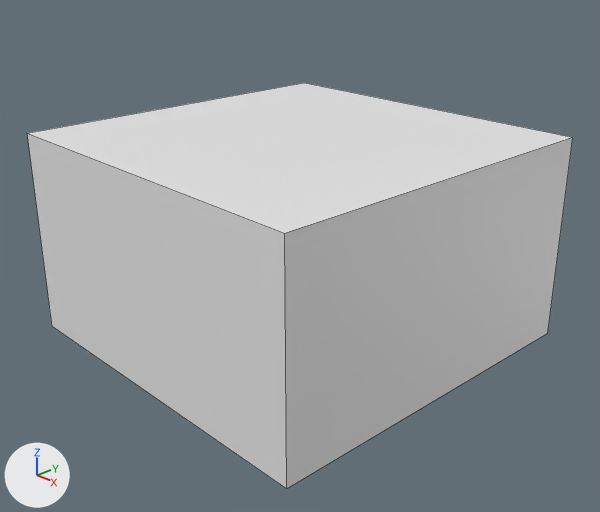
An edit to the Blender file KeyboardParts/BootButtonModule.blend, drawn before and after from the same camera.
Both versions are drawn from a 50 mm lens placed at (9.26, -8.66, 4.95), pointed at (0.31, -0.24, -0.17). Every picture has the same lights, and +X, +Y and +Z are marked at lower left. Mesh edges are drawn as thin lines.
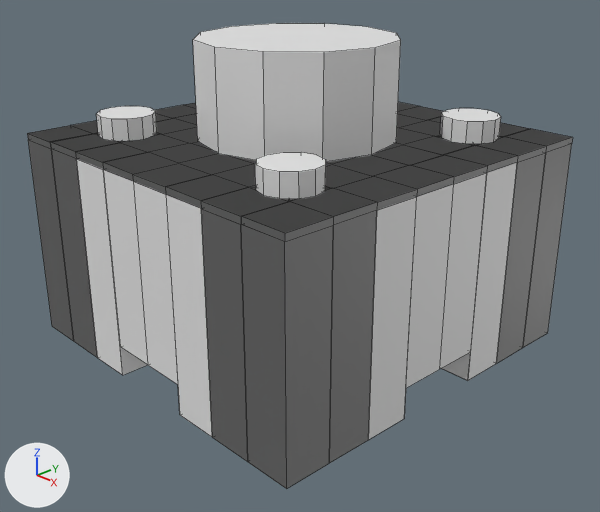
Commit message: BootButton Actualization

Changed parts and their boxes (x1, y1, x2, y2) in the pictures (600 x 512 px):
'Cube', reshaped, moved: before (27, 83, 573, 489); after (28, 140, 572, 489)
'Cube.002', added: after (27, 102, 573, 242)
'Cube.004', added: after (193, 23, 401, 162)
'Cube.003', added: after (96, 106, 501, 199)

Patch to the scene script:
```diff
--- a/KeyboardParts/BootButtonModule.blend.py
+++ b/KeyboardParts/BootButtonModule.blend.py
@@ me_cube_001 @@
 # used by ob_cube; location = (0.0, 0.0, 0.0); scale = (3.0, 3.0, 1.7)
-me_cube_001.from_pydata(...)  # 8 vertices, 6 faces; spans x -1.0..1.0, y -1.0..1.0, z -1.0..1.0
+me_cube_001.from_pydata(...)  # 601 vertices, 557 faces; spans x -1.0..1.0, y -1.0..1.0, z -1.71..0.23
+# me_cube_001 part 1: 8 vertices removed from x -1.0..1.0, y -1.0..1.0, z -1.0..1.0; 601 vertices added at x -1.0..1.0, y -1.0..1.0, z -1.71..0.23
@@ me_cube_008 @@
+me_cube_008.from_pydata(...)  # a 12-sided cylinder along z spanning x -0.517..0.517, y -0.517..0.517, z 0.1..0.985
@@ me_cube_007 @@
+me_cube_007.from_pydata(...)  # 2242 vertices, 2752 faces; spans x -1.0..1.0, y -1.0..1.0, z 0.23..0.29
@@ me_cube_006 @@
+me_cube_006.from_pydata(...)  # 100 vertices, 68 faces; spans x -0.78..0.78, y -0.77..0.77, z 0.14..0.34
@@ ob_cube @@
 ob_cube = bpy.data.objects.new('Cube', me_cube_001)
-ob_cube.location = (0.0, 0.0, 0.0)
+ob_cube.location = (0.0, 0.0, 1.2)
 ob_cube.scale = (3.0, 3.0, 1.7)
@@ ob_cube_004 @@
+ob_cube_004 = bpy.data.objects.new('Cube.004', me_cube_008)
+ob_cube_004.location = (0.0, 0.0, 1.53)
+ob_cube_004.scale = (3.0, 3.0, 1.7)
@@ ob_cube_002 @@
+ob_cube_002 = bpy.data.objects.new('Cube.002', me_cube_007)
+ob_cube_002.location = (0.0, 0.0, 1.2)
+ob_cube_002.scale = (3.0, 3.0, 1.7)
@@ ob_cube_003 @@
+ob_cube_003 = bpy.data.objects.new('Cube.003', me_cube_006)
+ob_cube_003.location = (0.0, 0.0, 1.46)
+ob_cube_003.scale = (3.0, 3.0, 1.7)
```
